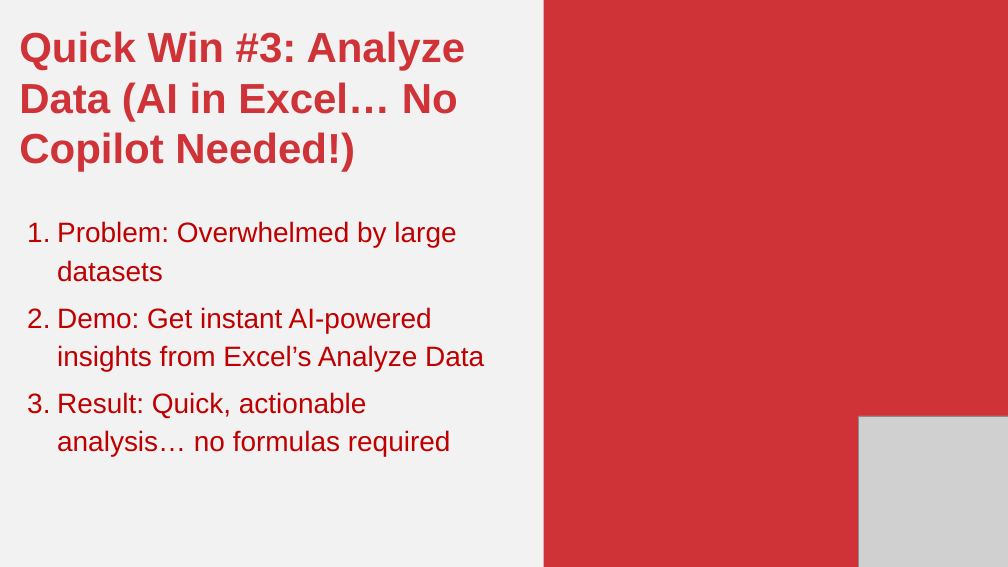
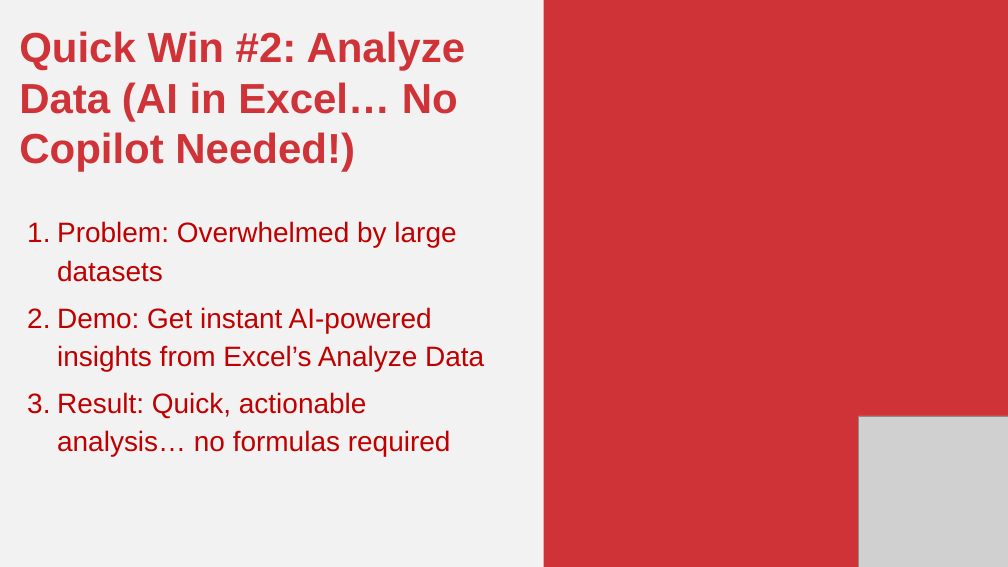
Before and after one commit to stringfestdata/modern-excel-demo-day, a slide deck: slide 6 of modern-excel-demo-day.pptx (slide 7 before the commit). Drawn at 1008x567 pixels with LibreOffice and Linux fonts; fonts in the diff are those of the drawing; grey boxes stand for pictures. Boxes give left, top, right and bottom in pixels: in the first picture for what was removed or moved away, otherwise in the second. Text is boxed around its words. In the diff, an @@ line names an element or a change of style, - is before the commit and + after.

```diff
--- a/modern-excel-demo-day.pptx
+++ b/modern-excel-demo-day.pptx
@@ text at (19,31,466,171): text changed @@
-Quick Win #3: Analyze Data (AI in Excel… No Copilot Needed!)
+Quick Win #2: Analyze Data (AI in Excel… No Copilot Needed!)
```
Also in this commit, not shown: 6 other slides changed, 2 slides removed.
